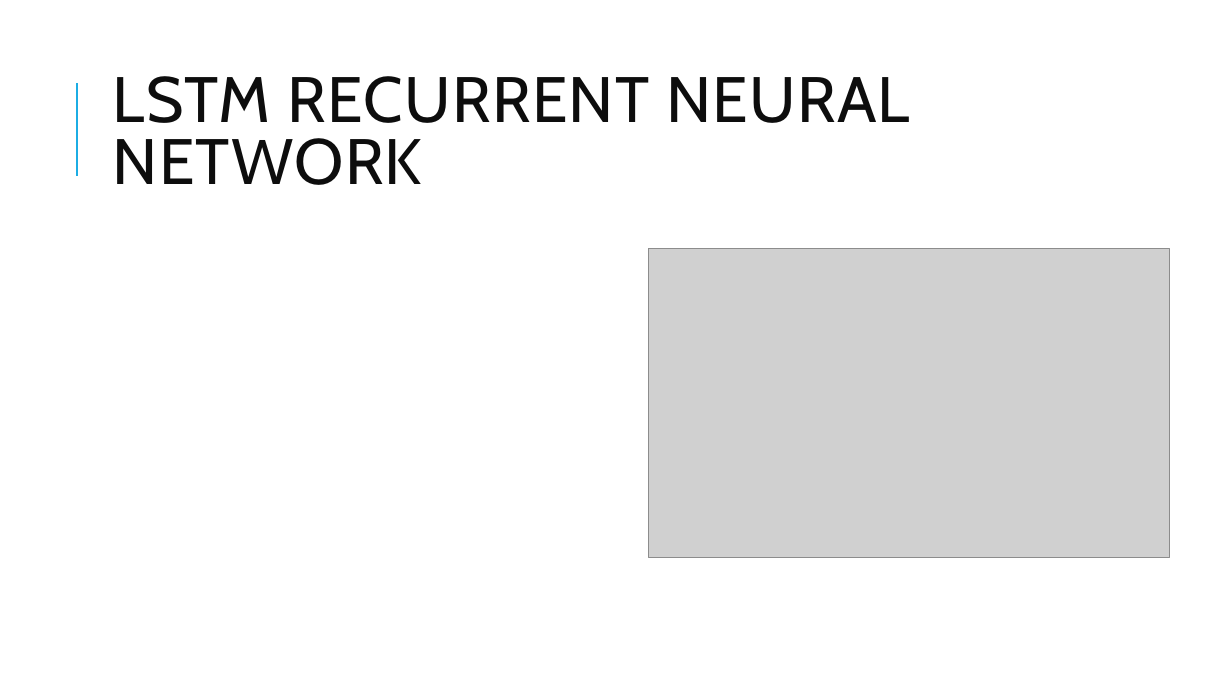
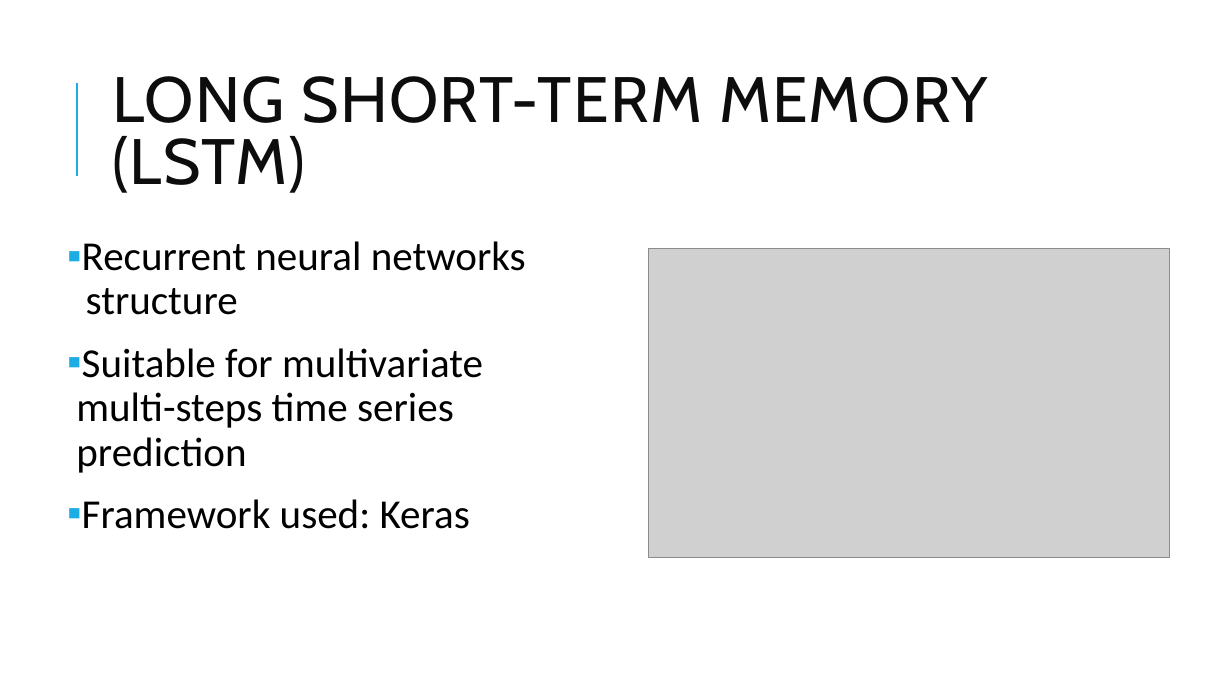
Before and after one commit to 0m4ric4/DMTM-Project, a slide deck: slide 4 of submission/XXXXXXXX-FamilyName/Presentation/PresentationStructure.pptx. Drawn at 1232x693 pixels with LibreOffice and Linux fonts; fonts in the diff are those of the drawing; grey boxes stand for pictures. Boxes give left, top, right and bottom in pixels: in the first picture for what was removed or moved away, otherwise in the second. Text is boxed around its words. In the diff, an @@ line names an element or a change of style, - is before the commit and + after.

```diff
--- a/submission/XXXXXXXX-FamilyName/Presentation/PresentationStructure.pptx
+++ b/submission/XXXXXXXX-FamilyName/Presentation/PresentationStructure.pptx
@@ title at box(113, 76, 988, 193): text changed @@
-LSTM RECURRENT NEURAL NETWORK
+LONG SHORT-TERM MEMORY (LSTM)
@@ text added at box(76, 241, 526, 529), 32 pt, text #000000 @@
+▪ Recurrent neural networks structure
+▪ Suitable for multivariate multi-steps time series prediction
+▪ Framework used: Keras
```
Also in this commit, not shown: 2 slides added, 2 slides removed, 1 other file.
